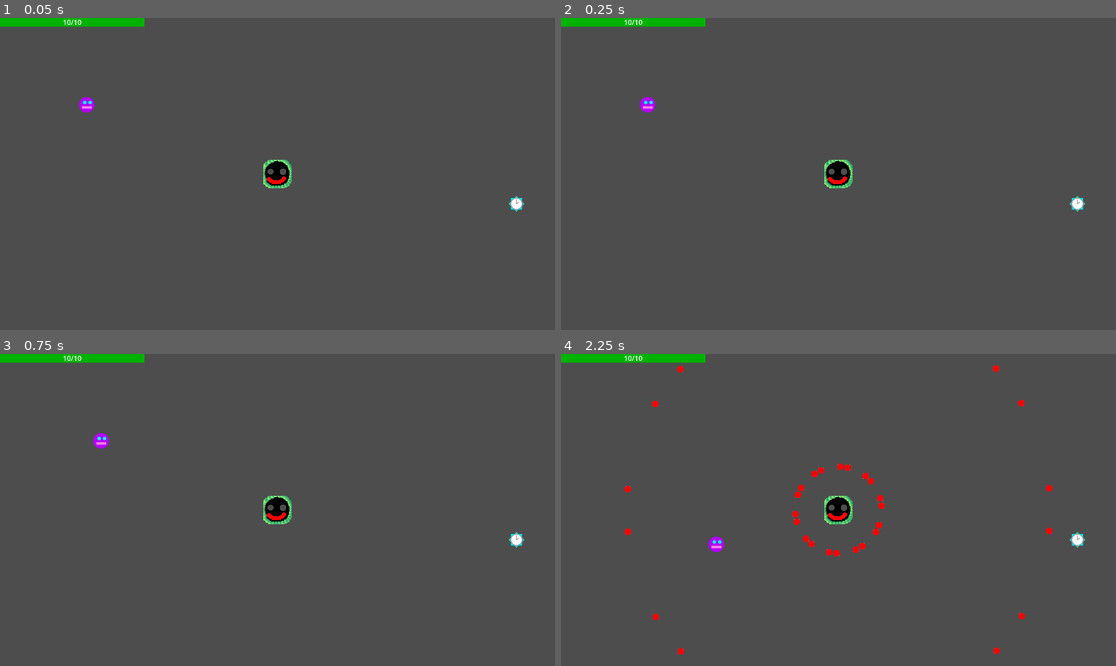
Above: before the commit, frames 1-4 (two rows, left to right).
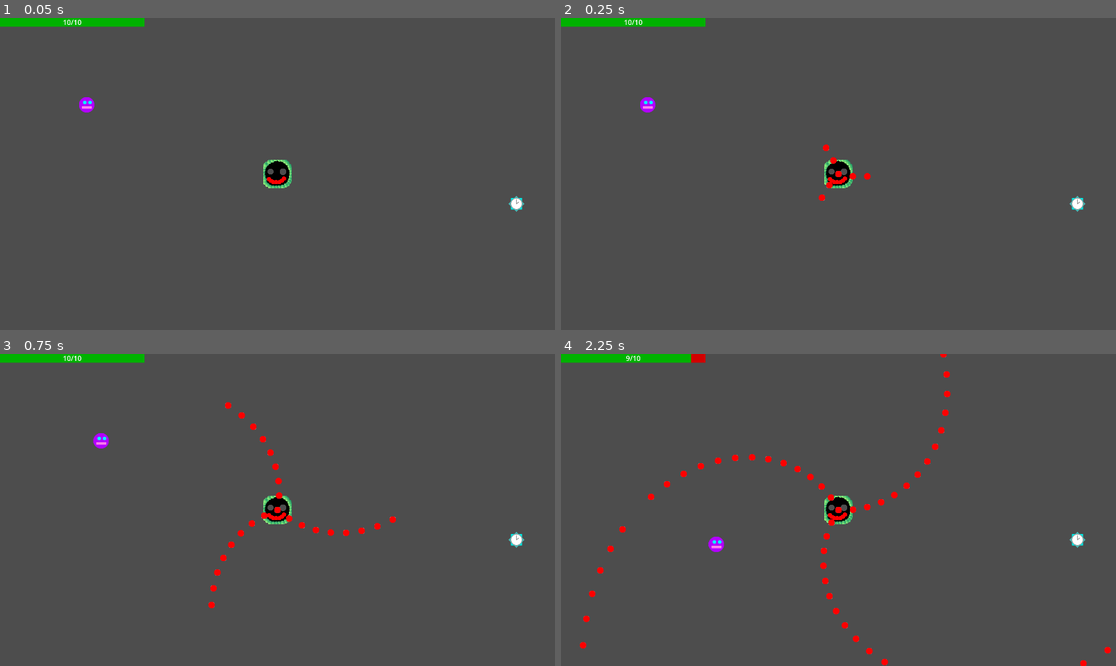
Above: after the commit, the same moments.

Repository: Antoine-Lagache/GameJam_2025
Game: Godot game, scene res://scene/main.tscn
Two runs of this game, one before a commit and one after it. Both use one fixed random seed, a clock stepped at 60 frames per second and the inputs below.
Inputs:
- Up to frame 1 (0.05 s): no input
- Up to frame 2 (0.25 s): no input
- Up to frame 3 (0.75 s): hold Right (right) from 0.53 s (still down); hold Shift from 0.53 s (still down)
- Up to frame 4 (2.25 s): release Right (right) at 1.28 s; release Shift at 1.28 s; hold Down (down) 1.28-2.03 s; tap Shift at 1.35 s; hold Right (right) from 2.03 s (still down); hold Shift from 2.03 s (still down)

Frame 1 is identical in both runs. In frame 2, 0.2% of the frame differs, in the area x 46-56%, y 40-59%; in frame 3, 0.5%; in frame 4, 1.8%, in the area x 3-100%, y 0-100%.

Commit message:
pattern 2 (spin2win)

Diff:
--- a/gamejame/script/mechant.gd
+++ b/gamejame/script/mechant.gd
@@ -1,14 +1,15 @@
 extends Node2D
 
 
-@onready var pattern_path = load("res://scene/pattern.tscn")
+var pattern_path = load("res://scene/pattern.tscn")
 var bullet_limit:int = 100
+var pattern = pattern_path.instantiate()
 
 func _ready():
 	add_to_group("mechant")
 	var screen = DisplayServer.window_get_size()
 	position = Vector2(screen.x/2, screen.y/2)
-	var pattern = pattern_path.instantiate()
+	pattern.pattern_id=2
 	add_child(pattern)
 
 func _physics_process(_delta: float) -> void:
@@ -16,6 +17,8 @@
 
 
 func _on_timer_timeout() -> void:
+	# Un peu wacky mais ça combine les deux pattern
+	# pattern.start_pattern(1+(pattern.pattern_id%2))
 	pass
 
 func _on_area_2d_body_entered(body: Node2D) -> void:
--- a/gamejame/script/pattern.gd
+++ b/gamejame/script/pattern.gd
@@ -18,12 +18,14 @@
 			pass
 		1:
 			pattern_1()
+		2:
+			pattern_2()
 		_:
 			print("idk what happened, but you are trying to use a non existent pattern")
 
 func pattern_1():
 	while(pattern_id == 1):
-		await get_tree().create_timer(1.0).timeout # on attend une demi seconde
+		await get_tree().create_timer(1.0).timeout
 		if len(get_tree().get_nodes_in_group("bullet")) < bullet_limit and Global.time_speed:
 			var angle = randf_range(0, 2 * PI)
 			for i in range(10):
@@ -38,3 +40,15 @@
 				new_bullet.direction =  2 * PI / 10 * (i + 0.5) + angle
 				new_bullet.angular_velocity = - 0.01
 				add_child(new_bullet)
+
+func pattern_2():
+	var angle = randf_range(0, 2 * PI)
+	while(pattern_id == 2):
+		await get_tree().create_timer(1/(4*PI)).timeout # on veut faire un tour en une seconde
+		if len(get_tree().get_nodes_in_group("bullet")) < bullet_limit and Global.time_speed:
+			for i in range(3):
+				var new_bullet:Node = bullet.instantiate()
+				new_bullet.speed = 600
+				new_bullet.direction = angle + i*2*PI/3
+				add_child(new_bullet)
+			angle += 1/(4*PI)
